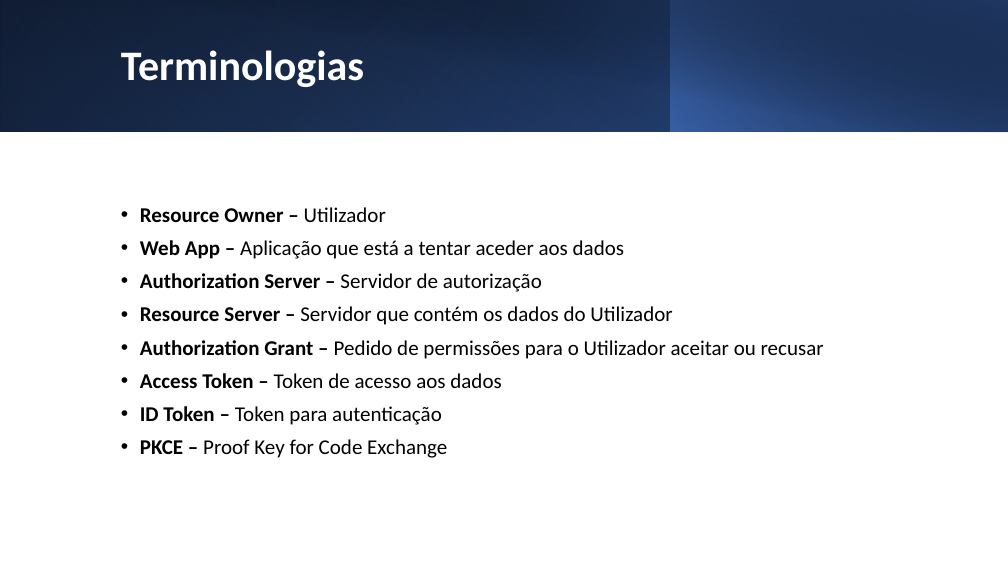
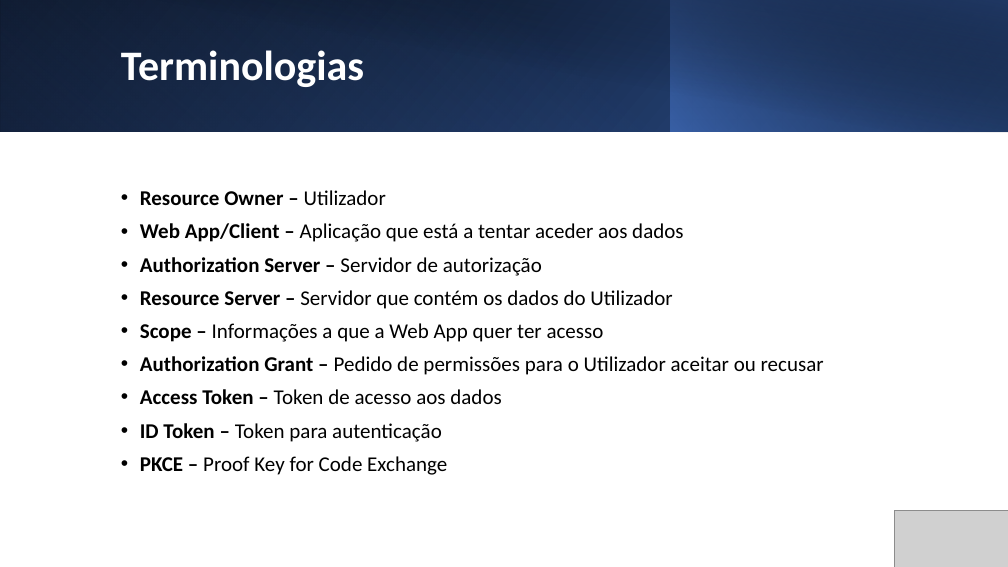
Before and after one commit to luis99duarte/sync, a slide deck: slide 3 of Internship/OAUTH 2.pptx (slide 5 before the commit). Drawn at 1008x567 pixels with LibreOffice and Linux fonts; fonts in the diff are those of the drawing; grey boxes stand for pictures. Boxes give left, top, right and bottom in pixels: in the first picture for what was removed or moved away, otherwise in the second. Text is boxed around its words. In the diff, an @@ line names an element or a change of style, - is before the commit and + after.

```diff
--- a/Internship/OAUTH 2.pptx
+++ b/Internship/OAUTH 2.pptx
@@ text at [140,223,683,242]: text changed @@
-• Web App – Aplicação que está a tentar aceder aos dados
+• Web App/Client – Aplicação que está a tentar aceder aos dados
@@ text at [140,323,604,342]: paragraph added @@
+• Scope – Informações a que a Web App quer ter acesso
@@ picture added at [895,510,1008,567] @@
```
Also in this commit, not shown: 2 other slides changed, 1 slide added, 1 other file.
